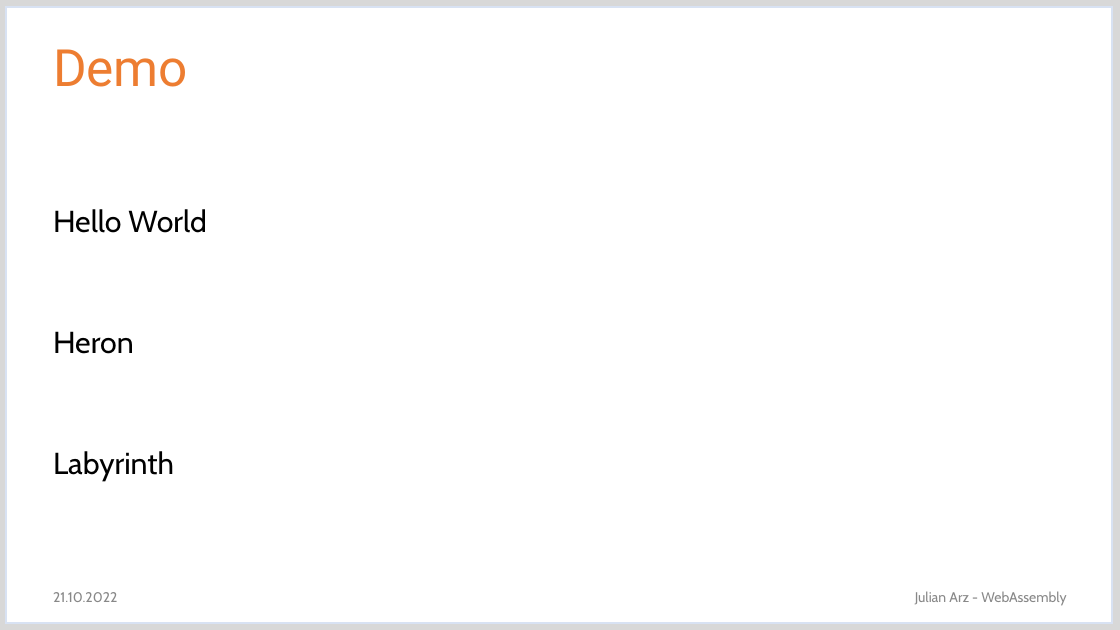
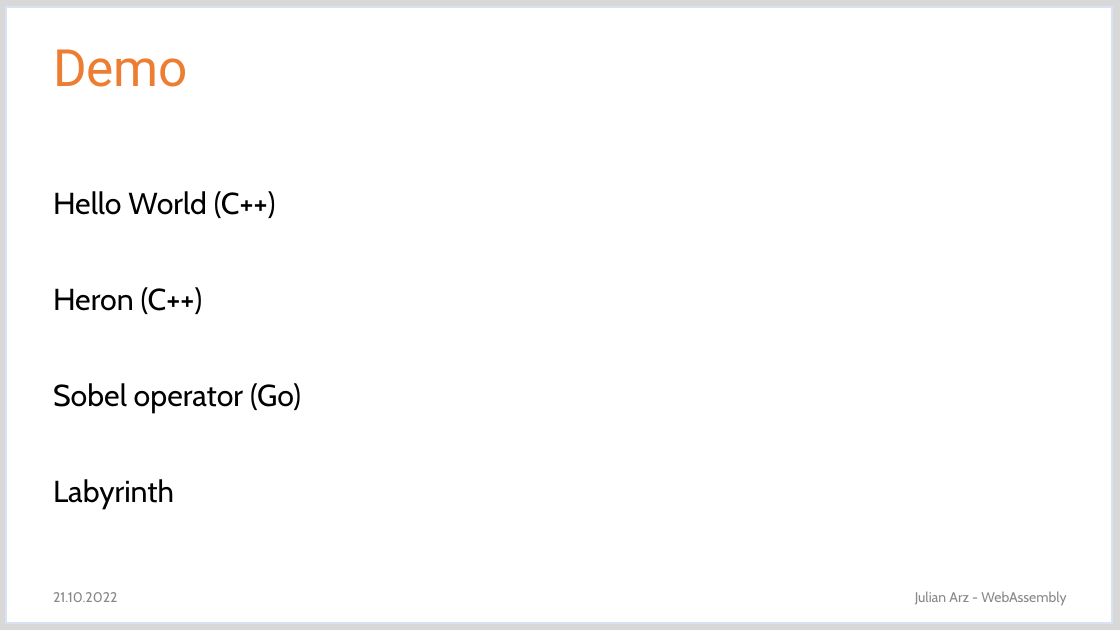
Before and after one commit to j-blue-arz/wasm-intro, a slide deck: slide 7 of webassembly_slides.odp (slide 6 before the commit). Drawn at 1120x630 pixels with LibreOffice and Linux fonts; fonts in the diff are those of the drawing. Boxes give left, top, right and bottom in pixels: in the first picture for what was removed or moved away, otherwise in the second. Text is boxed around its words. In the diff, an @@ line names an element or a change of style, - is before the commit and + after.

```diff
--- a/webassembly_slides.odp
+++ b/webassembly_slides.odp
@@ text "Hello World (C++)" at <box>53,191,301,509</box>: vertical alignment top to middle @@
@@ text at <box>53,191,301,413</box>: text changed @@
-Hello World
-Heron
+Hello World (C++)
+Heron (C++)
+Sobel operator (Go)
@@ text at <box>53,479,174,509</box>: line spacing 3 to 1; more space between paragraphs @@
```
Also in this commit, not shown: 6 other slides changed, 1 slide added, 2 other files.
